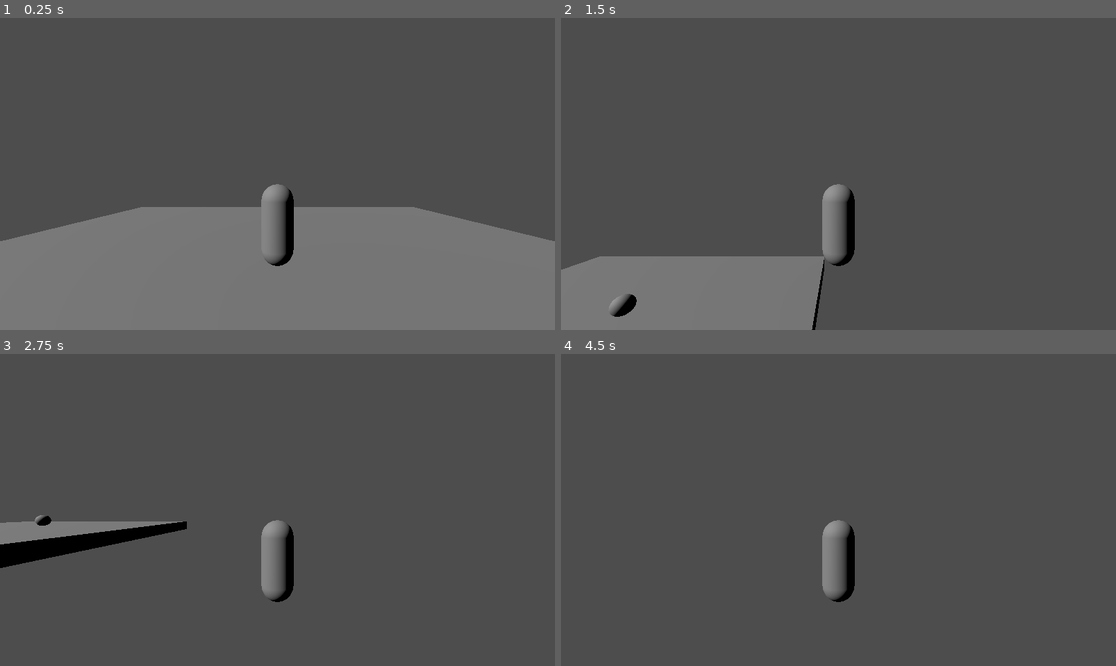
Above: before the commit, frames 1-4 (two rows, left to right).
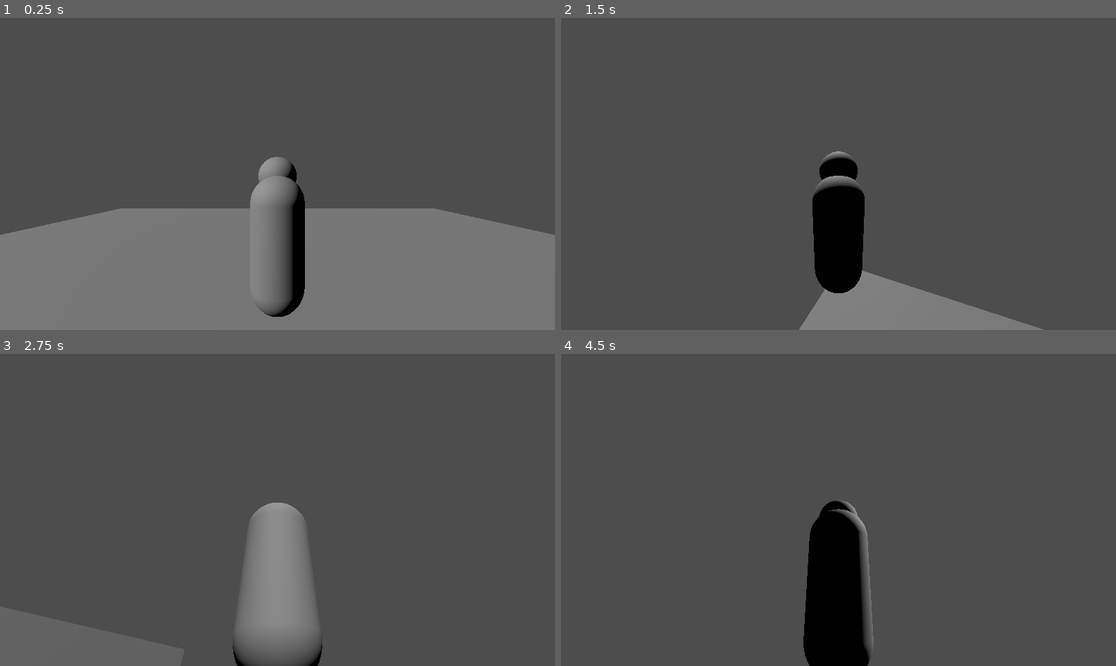
Above: after the commit, the same moments.

Repository: Smijj/3D-Hack-n-Slash
Game: Godot game, scene res://DSmyth/Scenes/Levels/main.tscn
Same seed, same stepped clock (60 frames per second), same inputs: the game is played once before the commit and once after it.
Inputs (mouse positions are in pixels of both pictures, inside the frame that each line leads up to):
- Up to frame 1 (0.25 s): no input
- Up to frame 2 (1.5 s): move the mouse to (960, 158) at 0.52 s; hold D (MoveRight) 0.53-1.28 s; tap Space (Jump) at 0.6, 0.77, 1.07 s; move the mouse to (727, 189) at 1.27 s; hold S (MoveBack) from 1.28 s (still down); click (727, 189) at 1.35 s
- Up to frame 3 (2.75 s): tap Space (Jump) at 1.52, 1.55, 1.82, 2.1 s; move the mouse to (333, 441) at 2.02 s; release S (MoveBack) at 2.03 s; hold D (MoveRight) from 2.03 s (still down)
- Up to frame 4 (4.5 s): move the mouse to (810, 572) at 2.77 s; release D (MoveRight) at 2.78 s; hold W (MoveForward) 2.78-3.53 s; click (810, 572) at 2.85 s; tap Space (Jump) at 3.02, 3.05, 3.32, 3.6, 3.77, 4.07 s; move the mouse to (1005, 556) at 3.52 s; hold A (MoveLeft) from 3.53 s (still down); tap Enter at 4.25 s; move the mouse to (672, 463) at 4.27 s; click (672, 463) at 4.35 s

The runs differ from the first frame. In frame 1, 3.2% of the frame differs, in the area x 0-100%, y 44-96%; in frame 2, 18%, in the area x 0-87%, y 42-100%; in frame 3, 7.8%; in frame 4, 4.9%.

Commit message:
Setup basic 3rd person camera. Decided to fold the Dash, Momentum, and Jump Components into the Player script as they would only ever be used by the player. + Organised collision layers a bit

Diff:
--- a/GD.3D Hack n Slash/DSmyth/Scenes/CharacterScenes/attack_component.tscn
+++ b/GD.3D Hack n Slash/DSmyth/Scenes/CharacterScenes/attack_component.tscn
@@ -3,6 +3,8 @@
 [ext_resource type="Script" path="res://DSmyth/Scripts/CharacterModule/attack_component.gd" id="1_woq2t"]
 
 [node name="AttackComponent" type="Area3D"]
+collision_layer = 16
+collision_mask = 16
 script = ExtResource("1_woq2t")
 
 [connection signal="area_entered" from="." to="." method="_on_area_entered"]
--- a/GD.3D Hack n Slash/DSmyth/Scenes/CharacterScenes/damageable_component.tscn
+++ b/GD.3D Hack n Slash/DSmyth/Scenes/CharacterScenes/damageable_component.tscn
@@ -3,4 +3,6 @@
 [ext_resource type="Script" path="res://DSmyth/Scripts/CharacterModule/damageable_component.gd" id="1_u7tkk"]
 
 [node name="DamageableComponent" type="Area3D"]
+collision_layer = 16
+collision_mask = 0
 script = ExtResource("1_u7tkk")
--- a/GD.3D Hack n Slash/DSmyth/Scenes/CharacterScenes/dash_component.tscn
+++ /dev/null
@@ -1,3 +0,0 @@
-[gd_scene format=3 uid="uid://b3f8tccllx468"]
-
-[node name="DashComponent" type="Node"]
--- a/GD.3D Hack n Slash/DSmyth/Scenes/CharacterScenes/jump_component.tscn
+++ /dev/null
@@ -1,3 +0,0 @@
-[gd_scene format=3 uid="uid://5paajvx0m53t"]
-
-[node name="JumpComponent" type="Node"]
--- a/GD.3D Hack n Slash/DSmyth/Scenes/CharacterScenes/momentum_component.tscn
+++ /dev/null
@@ -1,3 +0,0 @@
-[gd_scene format=3 uid="uid://duy36ct6tk2uq"]
-
-[node name="MomentumComponent" type="Node"]
--- a/GD.3D Hack n Slash/DSmyth/Scenes/CharacterScenes/player.tscn
+++ b/GD.3D Hack n Slash/DSmyth/Scenes/CharacterScenes/player.tscn
@@ -1,12 +1,9 @@
-[gd_scene load_steps=12 format=3 uid="uid://c0v54drbtvsn8"]
+[gd_scene load_steps=10 format=3 uid="uid://c0v54drbtvsn8"]
 
 [ext_resource type="Script" path="res://DSmyth/Scripts/CharacterModule/player.gd" id="1_aqmr1"]
 [ext_resource type="PackedScene" uid="uid://d4keo2mtf84vj" path="res://DSmyth/Scenes/CharacterScenes/stats_component.tscn" id="2_hno1l"]
 [ext_resource type="PackedScene" uid="uid://dqvvkdcwxsjkb" path="res://DSmyth/Scenes/CharacterScenes/damageable_component.tscn" id="3_plmfk"]
 [ext_resource type="PackedScene" uid="uid://dwsod8kkdjg8p" path="res://DSmyth/Scenes/CharacterScenes/attack_component.tscn" id="4_iltov"]
-[ext_resource type="PackedScene" uid="uid://duy36ct6tk2uq" path="res://DSmyth/Scenes/CharacterScenes/momentum_component.tscn" id="5_j5w4r"]
-[ext_resource type="PackedScene" uid="uid://b3f8tccllx468" path="res://DSmyth/Scenes/CharacterScenes/dash_component.tscn" id="6_n38cd"]
-[ext_resource type="PackedScene" uid="uid://5paajvx0m53t" path="res://DSmyth/Scenes/CharacterScenes/jump_component.tscn" id="7_wyob4"]
 
 [sub_resource type="CapsuleShape3D" id="CapsuleShape3D_xoo5c"]
 radius = 0.4
@@ -14,12 +11,15 @@
 [sub_resource type="CapsuleMesh" id="CapsuleMesh_grbqo"]
 radius = 0.4
 
+[sub_resource type="SphereMesh" id="SphereMesh_uwies"]
+
 [sub_resource type="SphereShape3D" id="SphereShape3D_1k3km"]
 
 [sub_resource type="CapsuleShape3D" id="CapsuleShape3D_b62kp"]
 radius = 0.4
 
 [node name="Player" type="CharacterBody3D" node_paths=PackedStringArray("StatsComp", "AttackComp", "DamageableComps")]
+collision_layer = 2
 script = ExtResource("1_aqmr1")
 MoveSpeed = 15.0
 JumpVelocity = 10.0
@@ -27,17 +27,29 @@
 AttackComp = NodePath("AttackComponent")
 DamageableComps = [NodePath("DamagableComponent")]
 
-[node name="WorldCollider" type="CollisionShape3D" parent="."]
+[node name="MovementCollider" type="CollisionShape3D" parent="."]
 transform = Transform3D(1, 0, 0, 0, 1, 0, 0, 0, 1, 0, 1, 0)
 shape = SubResource("CapsuleShape3D_xoo5c")
 
-[node name="Mesh" type="MeshInstance3D" parent="WorldCollider"]
+[node name="Mesh" type="MeshInstance3D" parent="."]
+transform = Transform3D(1, 0, 0, 0, 1, 0, 0, 0, 1, 0, 1, 0)
 mesh = SubResource("CapsuleMesh_grbqo")
-skeleton = NodePath("../..")
+
+[node name="MeshInstance3D" type="MeshInstance3D" parent="Mesh"]
+transform = Transform3D(0.62, 0, 0, 0, 0.62, 0, 0, 0, 0.62, 0, 0.991352, -0.302876)
+mesh = SubResource("SphereMesh_uwies")
+
+[node name="CameraOrigin" type="Node3D" parent="."]
+transform = Transform3D(1, 0, 0, 0, 1, 0, 0, 0, 1, 0, 2.02435, 0)
+
+[node name="SpringArm3D" type="SpringArm3D" parent="CameraOrigin"]
+spring_length = 3.0
+margin = 0.5
+
+[node name="Camera3D" type="Camera3D" parent="CameraOrigin/SpringArm3D"]
+transform = Transform3D(1, 0, 0, 0, 1, 0, 0, 0, 1, 0, 0.550167, 2.90464)
 
 [node name="StatsComponent" parent="." instance=ExtResource("2_hno1l")]
-MaxHealth = 100.0
-WeightType = 0
 
 [node name="AttackComponent" parent="." instance=ExtResource("4_iltov")]
 
@@ -49,9 +61,3 @@
 
 [node name="CollisionShape3D" type="CollisionShape3D" parent="DamagableComponent"]
 shape = SubResource("CapsuleShape3D_b62kp")
-
-[node name="MomentumComponent" parent="." instance=ExtResource("5_j5w4r")]
-
-[node name="DashComponent" parent="." instance=ExtResource("6_n38cd")]
-
-[node name="JumpComponent" parent="." instance=ExtResource("7_wyob4")]
--- a/GD.3D Hack n Slash/DSmyth/Scenes/Levels/main.tscn
+++ b/GD.3D Hack n Slash/DSmyth/Scenes/Levels/main.tscn
@@ -14,9 +14,6 @@
 [node name="Main" type="Node"]
 
 [node name="Player" parent="." instance=ExtResource("1_u1eif")]
-
-[node name="Camera3D" type="Camera3D" parent="Player"]
-transform = Transform3D(1, 0, 0, 0, 1, 0, 0, 0, 1, 0, 2.25682, 5.07507)
 
 [node name="Ground" type="StaticBody3D" parent="."]
 transform = Transform3D(1, 0, 0, 0, 1, 0, 0, 0, 1, 0, -1, 0)
--- a/GD.3D Hack n Slash/DSmyth/Scripts/CharacterModule/attack_component.gd
+++ b/GD.3D Hack n Slash/DSmyth/Scripts/CharacterModule/attack_component.gd
@@ -20,13 +20,14 @@
 func Attack(attackOwner : Node, attackType : Constants.AttackType):
 	AttackOwner = attackOwner
 	AttackType = attackType
+
 	# Turns on attack hitbox briefly
 	Collider.disabled = false;
 	create_tween().tween_property(Collider, "disabled", true, 0.2)
+
 	# Plays Animation
 
 	print(attackOwner.name + " attacked")
-
 
 
 func _on_area_entered(area):
--- a/GD.3D Hack n Slash/DSmyth/Scripts/CharacterModule/character.gd
+++ b/GD.3D Hack n Slash/DSmyth/Scripts/CharacterModule/character.gd
@@ -4,43 +4,21 @@
 @export_category("Settings")
 @export var MoveSpeed = 5.0
 @export var JumpVelocity = 4.5
+# Get the Gravity from the project settings to be synced with RigidBody nodes.
+var Gravity = ProjectSettings.get_setting("physics/3d/default_gravity")
 
 @export_category("References")
 @export var StatsComp : StatsComponent
 @export var AttackComp : AttackComponent
 @export var DamageableComps : Array[DamageableComponent]
 
-# Get the gravity from the project settings to be synced with RigidBody nodes.
-var gravity = ProjectSettings.get_setting("physics/3d/default_gravity")
 
 func _ready():
 	if !StatsComp or DamageableComps.size() == 0: return
 	for comp in DamageableComps:
 		comp.OnDamageTaken.connect(StatsComp.TakeDamage)
 
-func _physics_process(delta):
-	HandleMovement(delta)
-	move_and_slide()
-
-func HandleMovement(delta):
-	# Add the gravity.
-	if not is_on_floor():
-		velocity.y -= gravity * delta
-
-	# Handle jump.
-	if Input.is_action_just_pressed("Jump") and is_on_floor():
-		velocity.y = JumpVelocity
-
-	# Get the input direction and handle the movement/deceleration.
-	var inputDir = Input.get_vector("MoveLeft", "MoveRight", "MoveForward", "MoveBack")
-	var direction = (transform.basis * Vector3(inputDir.x, 0, inputDir.y)).normalized()
-	if direction:
-		velocity.x = direction.x * MoveSpeed
-		velocity.z = direction.z * MoveSpeed
-	else:
-		velocity.x = move_toward(velocity.x, 0, MoveSpeed)
-		velocity.z = move_toward(velocity.z, 0, MoveSpeed)
-
 
 func Die():
+	queue_free()
 	pass
--- a/GD.3D Hack n Slash/DSmyth/Scripts/CharacterModule/player.gd
+++ b/GD.3D Hack n Slash/DSmyth/Scripts/CharacterModule/player.gd
@@ -1,7 +1,47 @@
 extends Character
+# Handles Player Input, Momentum, Dashing, and Jumping
+
+@onready var CameraPivot = $CameraOrigin
+@export var Sens := 0.5
+
+#region Godot Functions & Events
+
+func _ready():
+	Input.mouse_mode = Input.MOUSE_MODE_CAPTURED
+
+func _physics_process(delta):
+	HandleMovement(delta)
+	move_and_slide()
 
 func _input(event):
-	# Gets player input
+
+	if event is InputEventMouseMotion:
+		rotate_y(deg_to_rad(-event.relative.x * Sens))
+		CameraPivot.rotate_x(deg_to_rad(-event.relative.y * Sens))
+		CameraPivot.rotation.x = clamp(CameraPivot.rotation.x, deg_to_rad(-90), deg_to_rad(45))
+
 	if event.is_action_pressed("Attack"):
 		if AttackComp: AttackComp.Attack(self, Constants.AttackType.BASIC)
 	pass
+
+#endregion
+
+
+func HandleMovement(delta):
+	# Add the Gravity.
+	if not is_on_floor():
+		velocity.y -= Gravity * delta
+
+	# Handle jump.
+	if Input.is_action_just_pressed("Jump") and is_on_floor():
+		velocity.y = JumpVelocity
+
+	# Get the input direction and handle the movement/deceleration.
+	var inputDir = Input.get_vector("MoveLeft", "MoveRight", "MoveForward", "MoveBack")
+	var direction = (transform.basis * Vector3(inputDir.x, 0, inputDir.y)).normalized()
+	if direction:
+		velocity.x = direction.x * MoveSpeed
+		velocity.z = direction.z * MoveSpeed
+	else:
+		velocity.x = move_toward(velocity.x, 0, MoveSpeed)
+		velocity.z = move_toward(velocity.z, 0, MoveSpeed)
--- a/GD.3D Hack n Slash/project.godot
+++ b/GD.3D Hack n Slash/project.godot
@@ -64,3 +64,9 @@
 "events": [Object(InputEventKey,"resource_local_to_scene":false,"resource_name":"","device":-1,"window_id":0,"alt_pressed":false,"shift_pressed":false,"ctrl_pressed":false,"meta_pressed":false,"pressed":false,"keycode":0,"physical_keycode":69,"key_label":0,"unicode":101,"echo":false,"script":null)
 ]
 }
+
+[layer_names]
+
+3d_physics/layer_1="Default"
+3d_physics/layer_2="Player"
+3d_physics/layer_5="Damageable"
